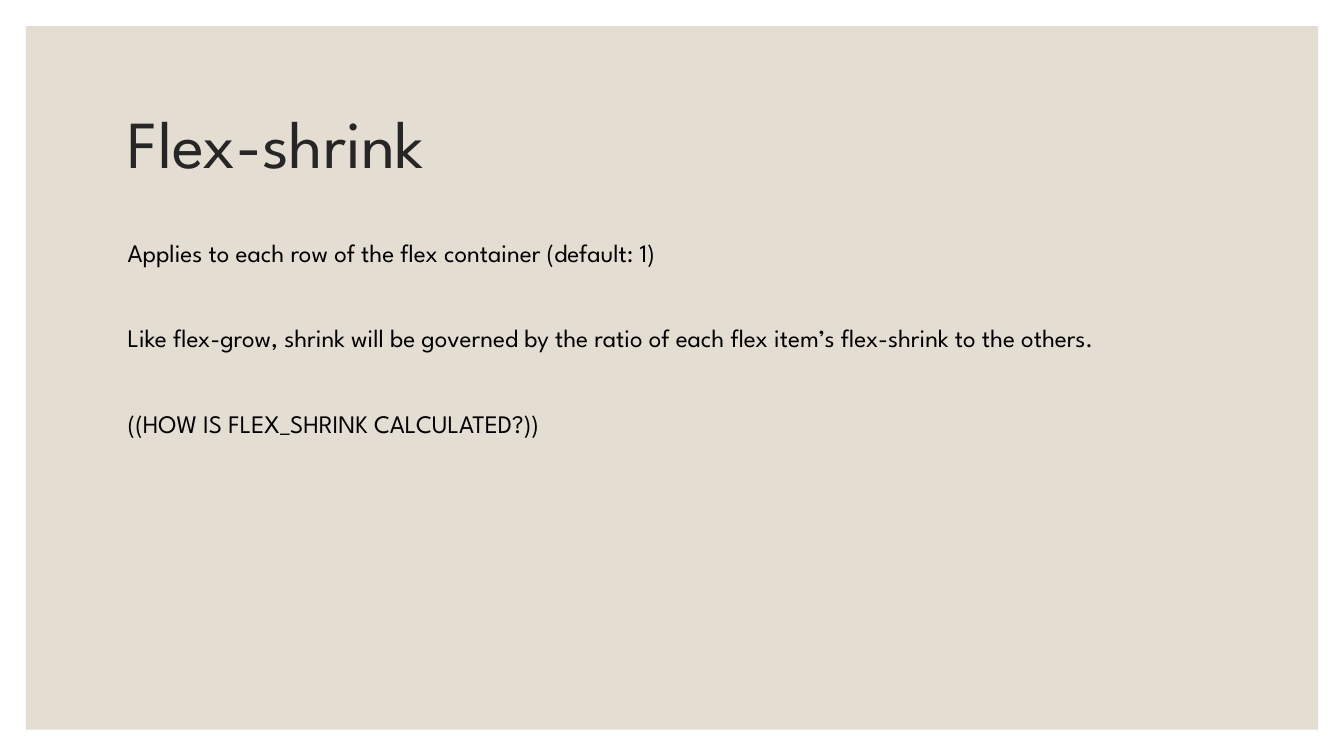
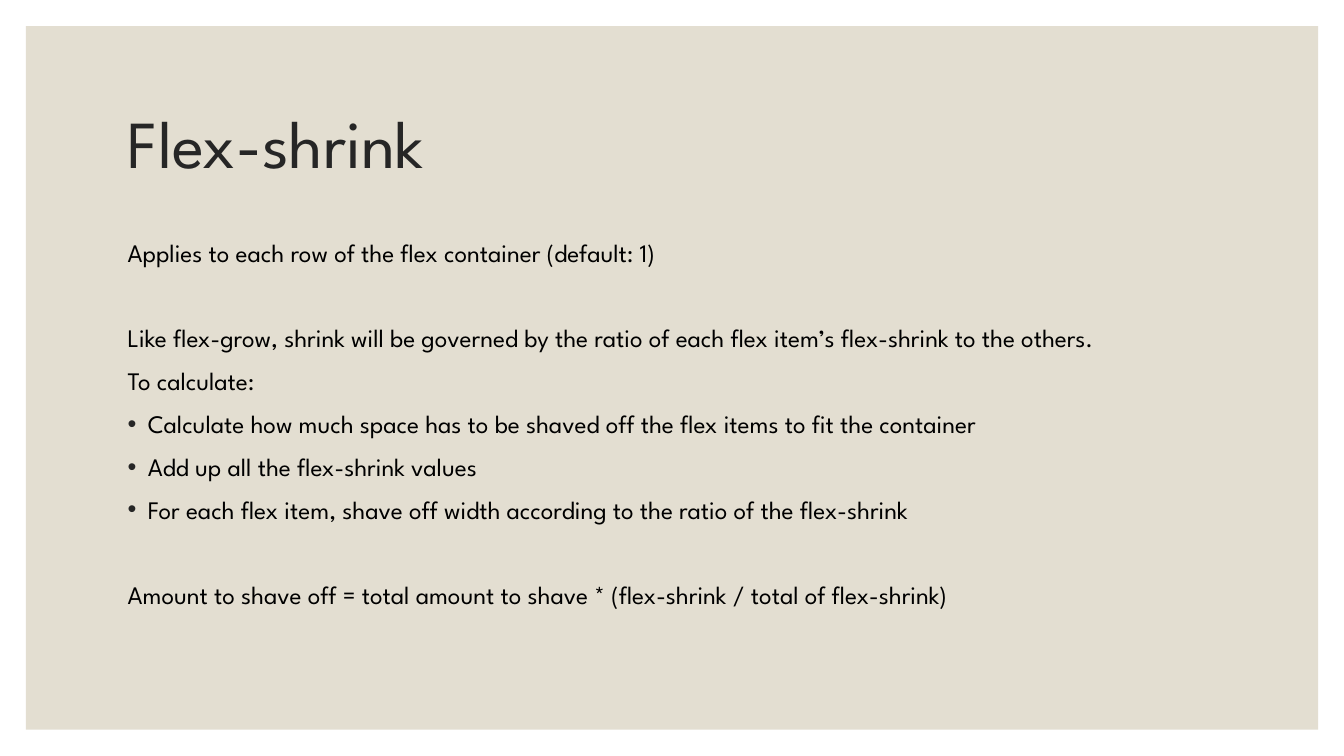
Before and after one commit to mikehans/FE-meetup-flexbox, a slide deck: slide 7 of talk/talk.pptx (slide 8 before the commit). Drawn at 1344x756 pixels with LibreOffice and Linux fonts; fonts in the diff are those of the drawing. Boxes give left, top, right and bottom in pixels: in the first picture for what was removed or moved away, otherwise in the second. Text is boxed around its words. In the diff, an @@ line names an element or a change of style, - is before the commit and + after.

Commit message:
talk updates

```diff
--- a/talk/talk.pptx
+++ b/talk/talk.pptx
@@ text at <box>128,372,975,609</box>: text changed @@
-((HOW IS FLEX_SHRINK CALCULATED?))
+To calculate:
+• Calculate how much space has to be shaved off the flex items to fit the container
+• Add up all the flex-shrink values
+• For each flex item, shave off width according to the ratio of the flex-shrink
+Amount to shave off = total amount to shave * (flex-shrink / total of flex-shrink)
```
Also in this commit, not shown: 4 other slides changed, 1 slide added, 3 other files.
